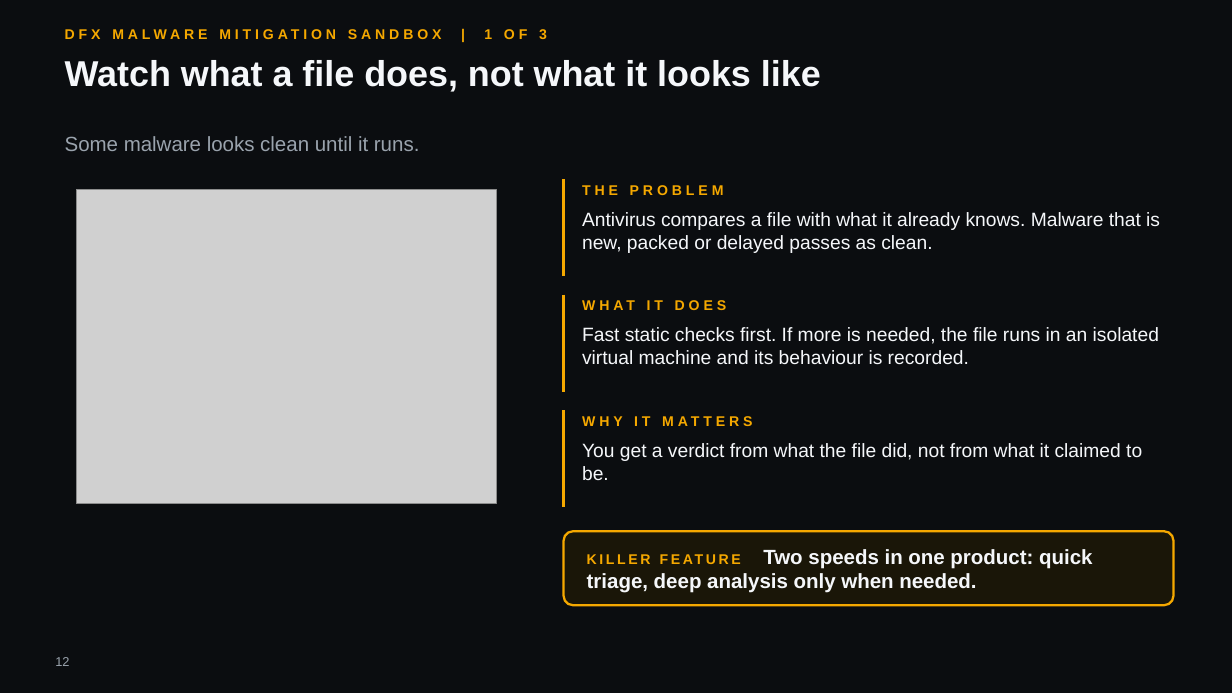
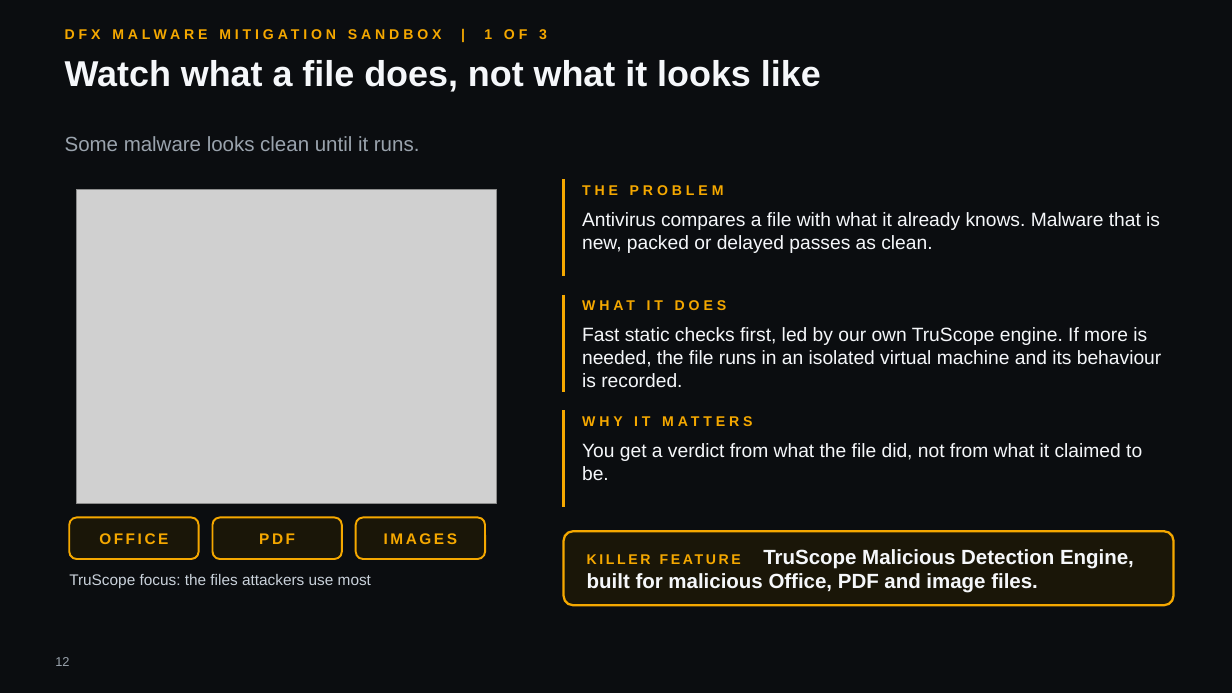
Before and after one commit to hybridus/DFX_Marketing, a slide deck: slide 12 of Projects/03_Presales_Master_Deck/pilot/DFX_Master_deck.pptx. Drawn at 1232x693 pixels with LibreOffice and Linux fonts; fonts in the diff are those of the drawing; grey boxes stand for pictures; background and template pictures are left out. Boxes give left, top, right and bottom in pixels: in the first picture for what was removed or moved away, otherwise in the second. Text is boxed around its words. In the diff, an @@ line names an element or a change of style, - is before the commit and + after.

```diff
--- a/Projects/03_Presales_Master_Deck/pilot/DFX_Master_deck.pptx
+++ b/Projects/03_Presales_Master_Deck/pilot/DFX_Master_deck.pptx
@@ text at (582, 327, 1161, 387): text changed @@
-Fast static checks first. If more is needed, the file runs in an isolated virtual machine and its behaviour is recorded.
+Fast static checks first, led by our own TruScope engine. If more is needed, the file runs in an isolated virtual machine and its behaviour is recorded.
@@ rounded rectangle added at (69, 518, 199, 559), fill #1A1608, outline #F5A800 1.5 pt @@
@@ text added at (99, 533, 168, 544), 12 pt, text #F5A800, bold @@
+OFFICE
@@ rounded rectangle added at (213, 518, 342, 559), fill #1A1608, outline #F5A800 1.5 pt @@
@@ text added at (259, 533, 295, 544), 12 pt, text #F5A800, bold @@
+PDF
@@ rounded rectangle added at (356, 518, 485, 559), fill #1A1608, outline #F5A800 1.5 pt @@
@@ text added at (384, 533, 457, 544), 12 pt, text #F5A800, bold @@
+IMAGES
@@ text at (587, 549, 1134, 593): text changed @@
-KILLER FEATURE Two speeds in one product: quick triage, deep analysis only when needed.
+KILLER FEATURE TruScope Malicious Detection Engine, built for malicious Office, PDF and image files.
@@ text added at (69, 574, 371, 588), 12 pt, text #C9D1DA @@
+TruScope focus: the files attackers use most
```
Also in this commit, not shown: 9 other slides changed, 12 other files.
